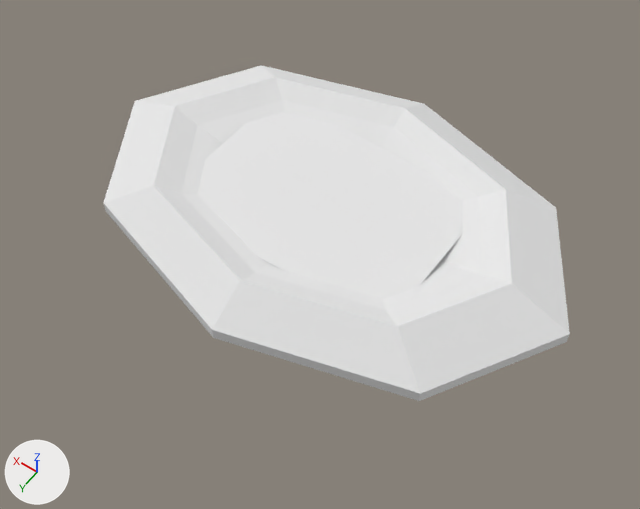
One commit to the Blender file ReturFire/assets/Models/environment/recurso_hierro.blend: the scene before it, then after it.
One viewpoint serves both versions: a 50 mm lens placed at (-8.3, 11.91, 16.79), pointed at (-0.41, 0.88, -0.55). Lighting does not change. The marker at lower left points along +X, +Y and +Z.
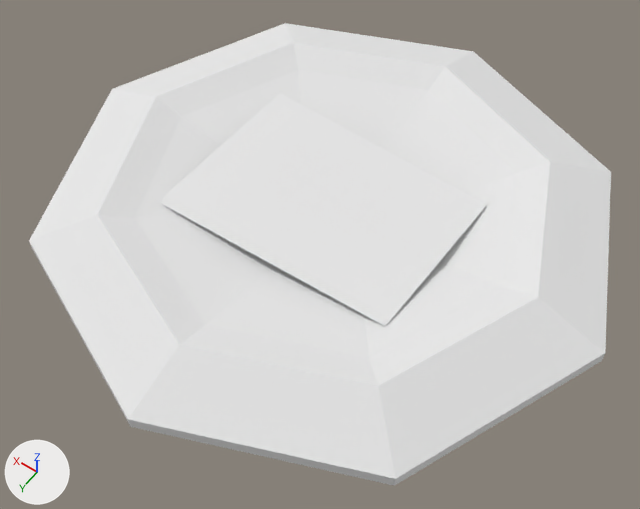
Diff of the bpy script that builds the scene:
```diff
--- a/ReturFire/assets/Models/environment/recurso_hierro.blend.py
+++ b/ReturFire/assets/Models/environment/recurso_hierro.blend.py
@@ ob_cylinder @@
 ob_cylinder.location = (0.01, -0.11, 0.04)
+ob_cylinder.scale = (1.13, -1.6, 1.0)
```

Boxes (x1, y1, x2, y2) around the edits, measured in the pictures (640 x 509 px):
'Cylinder', rescaled (25% wider, 38% taller)
    before: (104, 65, 570, 401)
    after: (29, 23, 611, 486)
